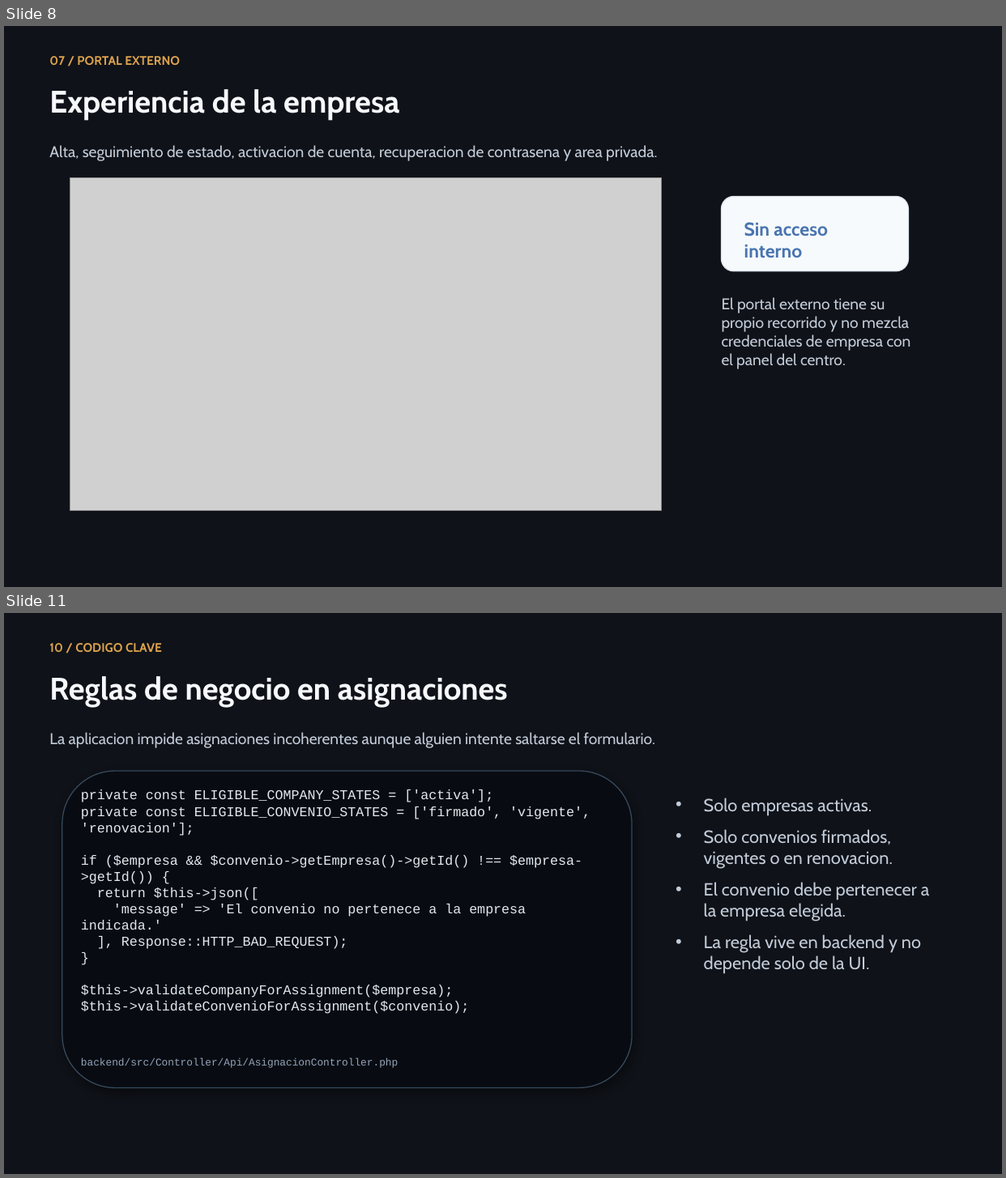
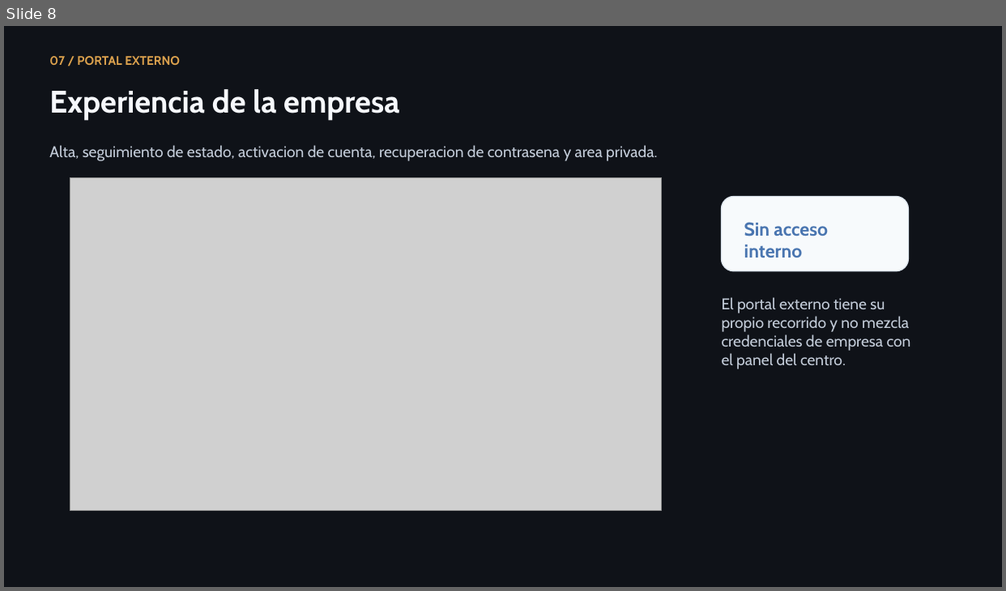
Before and after one commit to lmendez861/TFG-Agora, a slide deck: docs/presentacion-defensa-final.pptx. Shown one above the other, each under a label of ours: slides 8 and 11 before the commit, slide 8 after it; the slides between them are not shown. The pictures are 1006x1178 and 1006x591 pixels, drawn with LibreOffice and Linux fonts; fonts in the diff are those of the drawing; grey boxes stand for pictures. Boxes give left, top, right and bottom in pixels: in the first picture for what was removed or moved away, otherwise in the second. Text is boxed around its words. In the diff, an @@ line names an element or a change of style, - is before the commit and + after.

```diff
--- a/docs/presentacion-defensa-final.pptx
+++ b/docs/presentacion-defensa-final.pptx
@@ slide 11 removed at (x1=4, y1=613, x2=1002, y2=1174), background #0F1218 @@
@@ text removed at (x1=49, y1=643, x2=162, y2=652) @@
-10 / CODIGO CLAVE
@@ text removed at (x1=49, y1=676, x2=508, y2=708) @@
-Reglas de negocio en asignaciones
@@ text removed at (x1=49, y1=732, x2=655, y2=748) @@
-La aplicacion impide asignaciones incoherentes aunque alguien intente saltarse el formulario.
@@ rounded rectangle removed at (x1=62, y1=771, x2=632, y2=1088) @@
@@ text removed at (x1=81, y1=790, x2=590, y2=1014) @@
-private const ELIGIBLE_COMPANY_STATES = ['activa'];
-private const ELIGIBLE_CONVENIO_STATES = ['firmado', 'vigente', 'renovacion'];
-if ($empresa && $convenio->getEmpresa()->getId() !== $empresa->getId()) {
-return $this->json([
-'message' => 'El convenio no pertenece a la empresa indicada.'
-], Response::HTTP_BAD_REQUEST);
-}
-$this->validateCompanyForAssignment($empresa);
-$this->validateConvenioForAssignment($convenio);
@@ text removed at (x1=704, y1=798, x2=929, y2=974) @@
-• Solo empresas activas.
-• Solo convenios firmados, vigentes o en renovacion.
-• El convenio debe pertenecer a la empresa elegida.
-• La regla vive en backend y no depende solo de la UI.
@@ text removed at (x1=81, y1=1059, x2=398, y2=1068) @@
-backend/src/Controller/Api/AsignacionController.php
```
Also in this commit, not shown: 4 slides changed, 8 slides added, 6 other slides removed, 20 other files.
